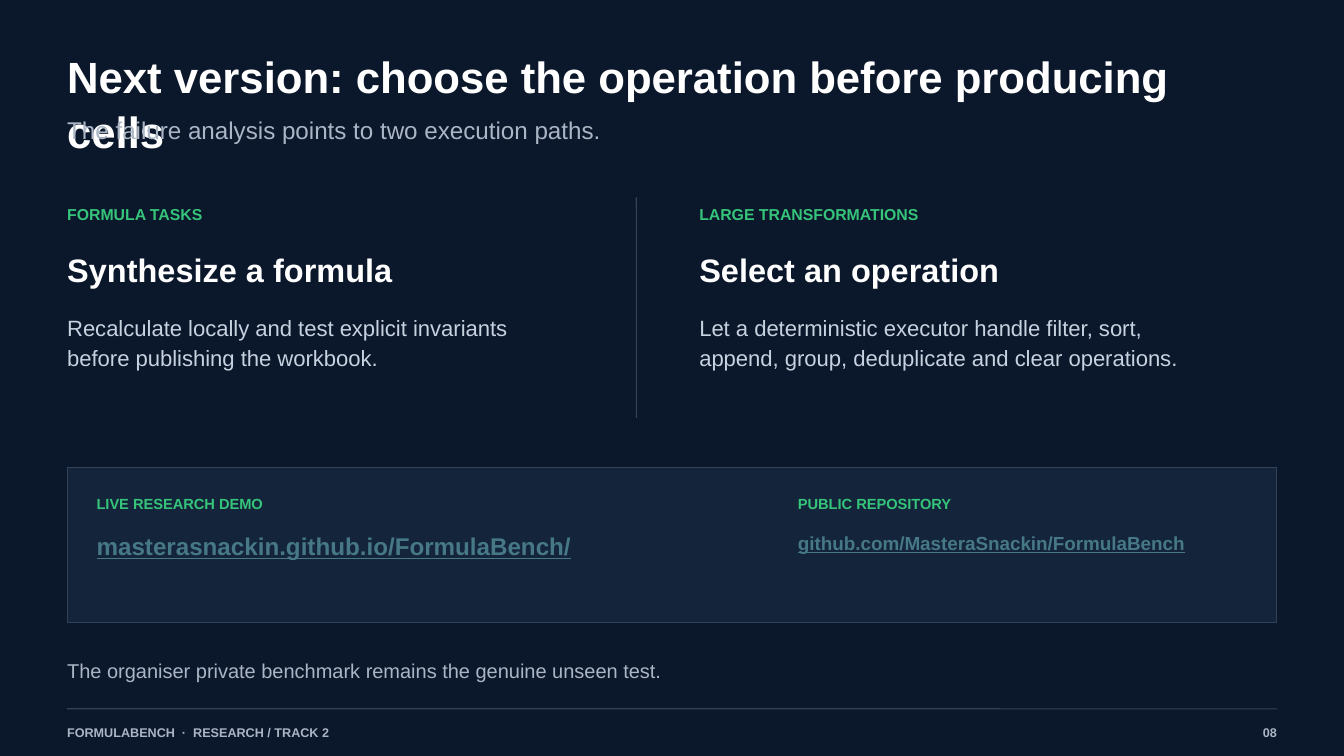
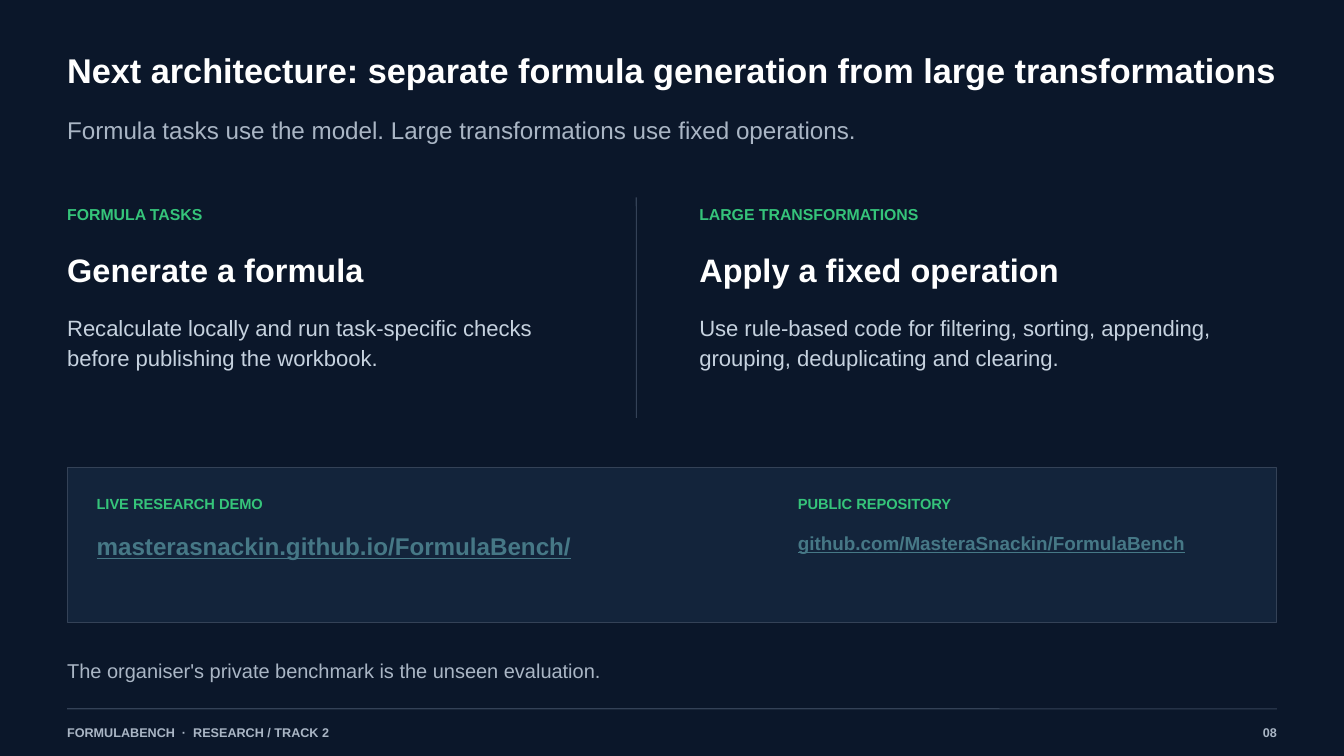
Before and after one commit to MasteraSnackin/FormulaBench, a slide deck: slide 8 of docs/assets/FormulaBench-Hackathon-Deck.pptx. Drawn at 1344x756 pixels with LibreOffice and Linux fonts; fonts in the diff are those of the drawing. Boxes give left, top, right and bottom in pixels: in the first picture for what was removed or moved away, otherwise in the second. Text is boxed around its words. In the diff, an @@ line names an element or a change of style, - is before the commit and + after.

```diff
--- a/docs/assets/FormulaBench-Hackathon-Deck.pptx
+++ b/docs/assets/FormulaBench-Hackathon-Deck.pptx
@@ text at [67, 58, 1276, 90]: text changed; size 31.2 to 24.5 pt @@
-Next version: choose the operation before producing cells
+Next architecture: separate formula generation from large transformations
@@ text at [67, 121, 856, 144]: text changed @@
-The failure analysis points to two execution paths.
+Formula tasks use the model. Large transformations use fixed operations.
@@ text at [67, 258, 363, 283]: text changed @@
-Synthesize a formula
+Generate a formula
@@ text at [699, 258, 1059, 288]: text changed @@
-Select an operation
+Apply a fixed operation
@@ text at [67, 320, 532, 371]: text changed @@
-Recalculate locally and test explicit invariants before publishing the workbook.
+Recalculate locally and run task-specific checks before publishing the workbook.
@@ text at [699, 320, 1210, 371]: text changed @@
-Let a deterministic executor handle filter, sort, append, group, deduplicate and clear operations.
+Use rule-based code for filtering, sorting, appending, grouping, deduplicating and clearing.
@@ text at [67, 663, 601, 682]: text changed @@
-The organiser private benchmark remains the genuine unseen test.
+The organiser's private benchmark is the unseen evaluation.
```
Also in this commit, not shown: 7 other slides changed, 9 other files.
